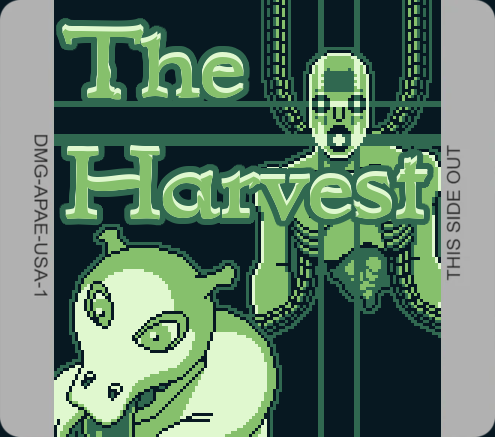
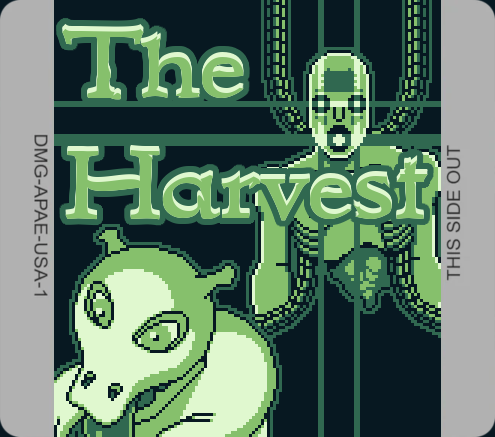
Layered file, before and after one edit (w=495, h=437). Changes by layer:
painted on "Pasted Layer" over bbox(54, 281, 267, 437)